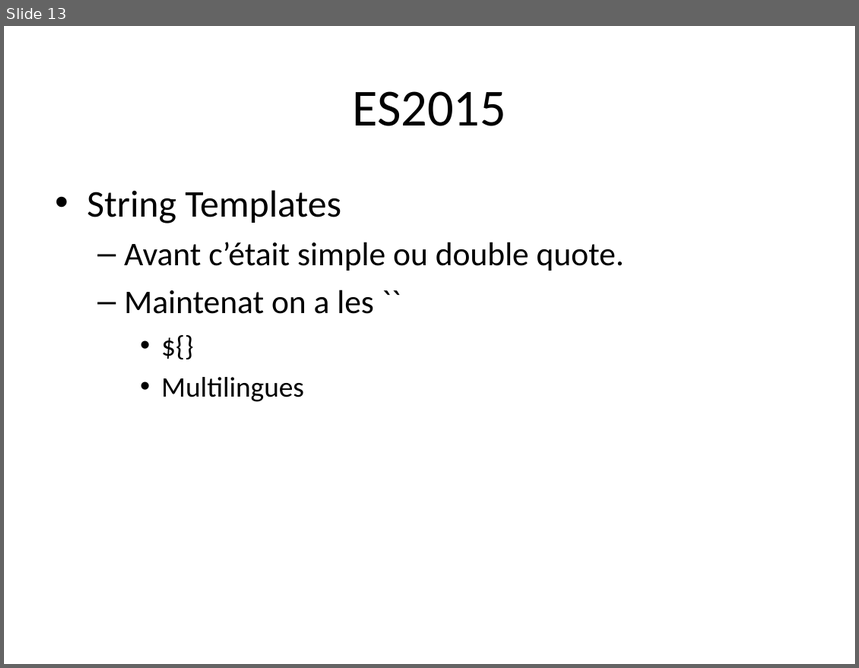
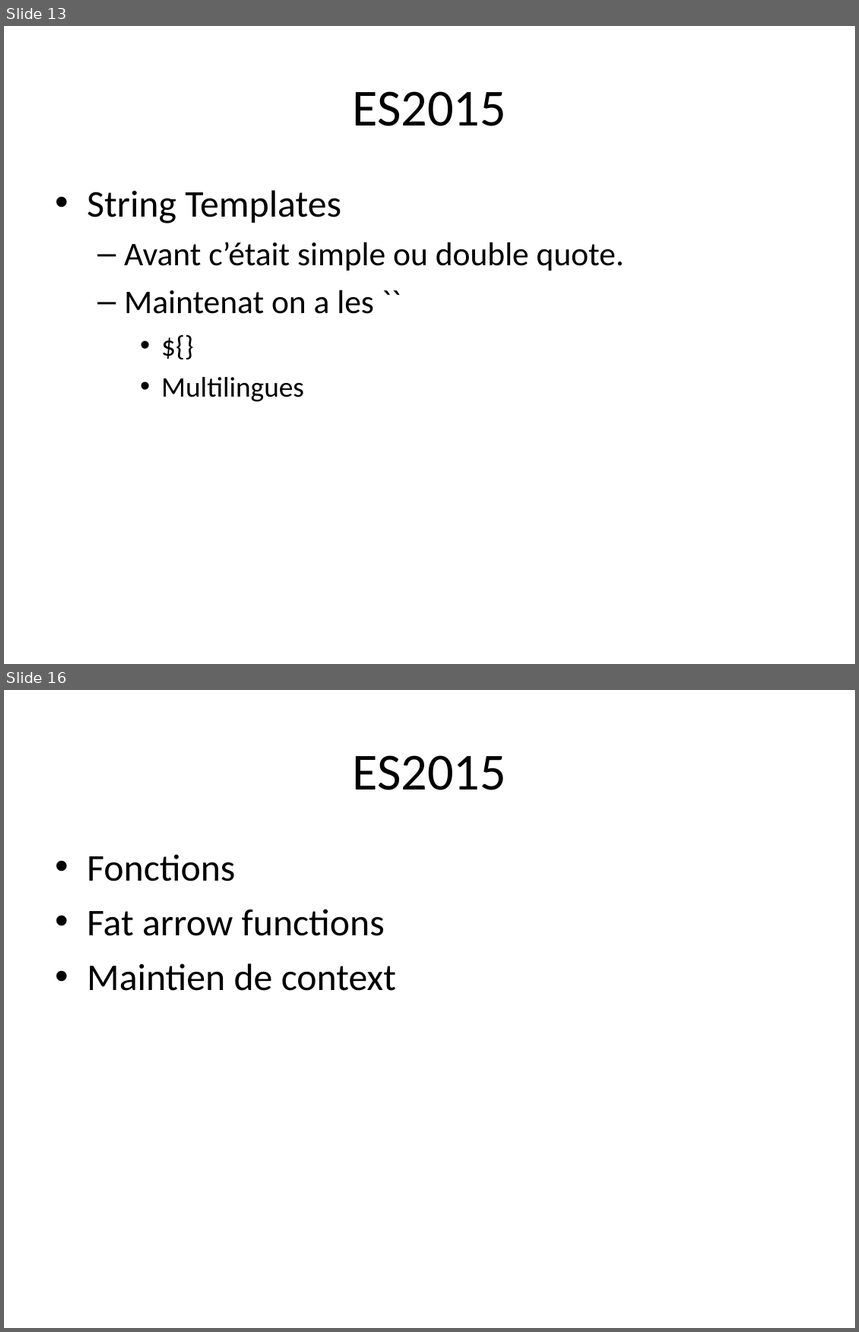
Before and after one commit to mehdizyane/formation_es2015, a slide deck: ES2015.odp. Shown one above the other, each under a label of ours: slide 13 before the commit, slides 13 and 16 after it; the slides between them are not shown. The pictures are 859x668 and 859x1332 pixels, drawn with LibreOffice and Linux fonts; fonts in the diff are those of the drawing. Boxes give left, top, right and bottom in pixels: in the first picture for what was removed or moved away, otherwise in the second. Text is boxed around its words. In the diff, an @@ line names an element or a change of style, - is before the commit and + after.

```diff
--- a/ES2015.odp
+++ b/ES2015.odp
@@ slide 16 added at <box>4,690,855,1328</box>, background #FFFFFF @@
@@ title added at <box>352,755,506,790</box>, 44 pt, text #000000 @@
+ES2015
@@ text added at <box>87,854,396,991</box>, 32 pt, text #000000 @@
+• Fonctions
+• Fat arrow functions
+• Maintien de context
```
Also in this commit, not shown: 9 other slides added, 14 other files.
